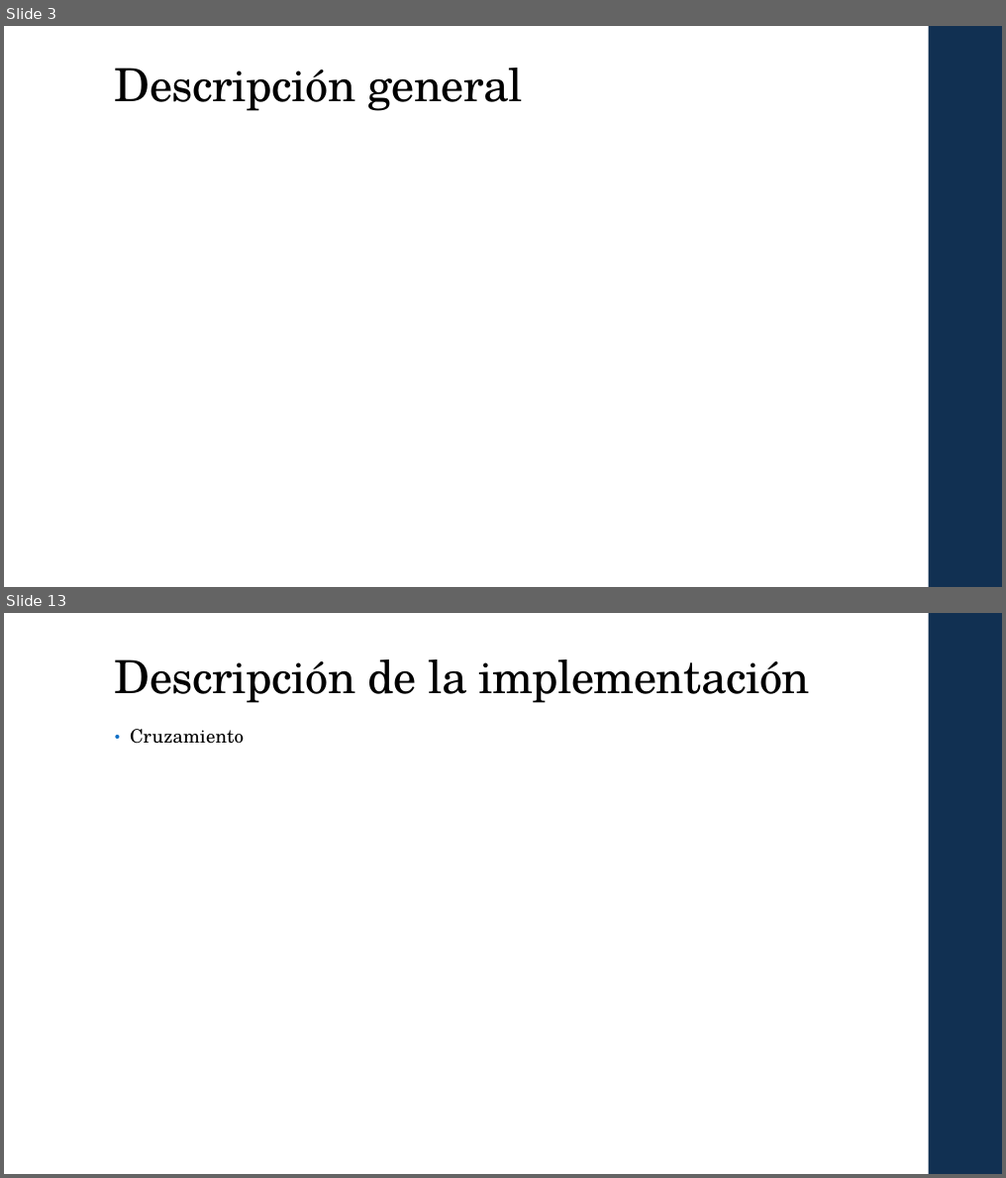
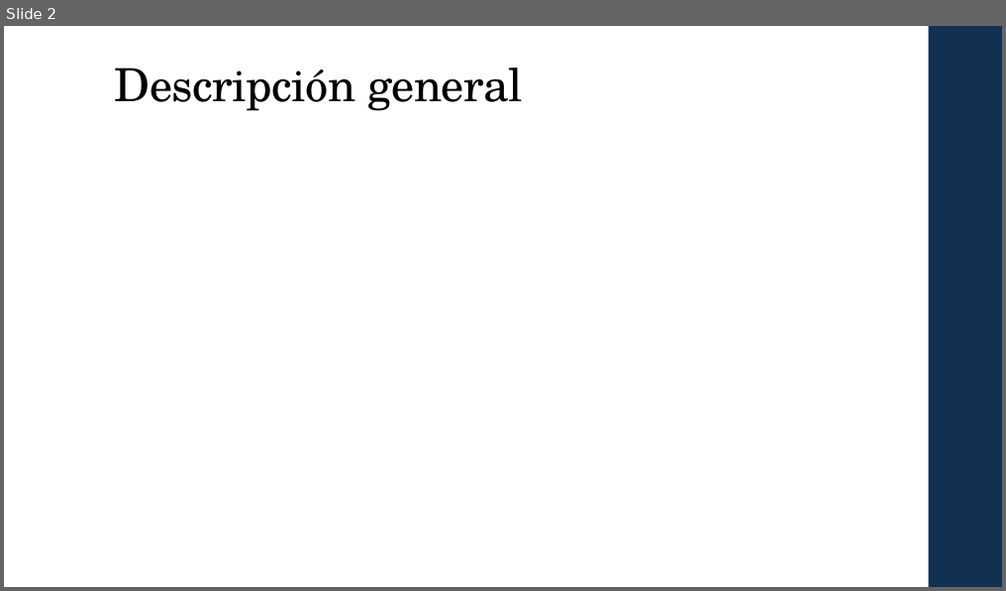
Before and after one commit to Javy011021/prediccion1, a slide deck: ppt/MH_Laura_Javier T2.pptx. Shown one above the other, each under a label of ours: slides 3 and 13 before the commit, slide 2 after it; the slides between them are not shown. The pictures are 1006x1178 and 1006x591 pixels, drawn with LibreOffice and Linux fonts; fonts in the diff are those of the drawing; grey boxes stand for pictures. Boxes give left, top, right and bottom in pixels: in the first picture for what was removed or moved away, otherwise in the second. Text is boxed around its words. In the diff, an @@ line names an element or a change of style, - is before the commit and + after.

```diff
--- a/ppt/MH_Laura_Javier T2.pptx
+++ b/ppt/MH_Laura_Javier T2.pptx
@@ slide 13 removed at (4,613,1002,1174), background #FFFFFF; not listed: 1 template element that a slide beside it also shows @@
@@ title removed at (115,660,810,703) @@
-Descripción de la implementación
@@ text removed at (130,729,244,744) @@
-• Cruzamiento
@@ what was slide 3 is now slide 2 @@
```
Also in this commit, not shown: 6 slides changed, 5 slides added, 4 other slides removed, 2 other files.
